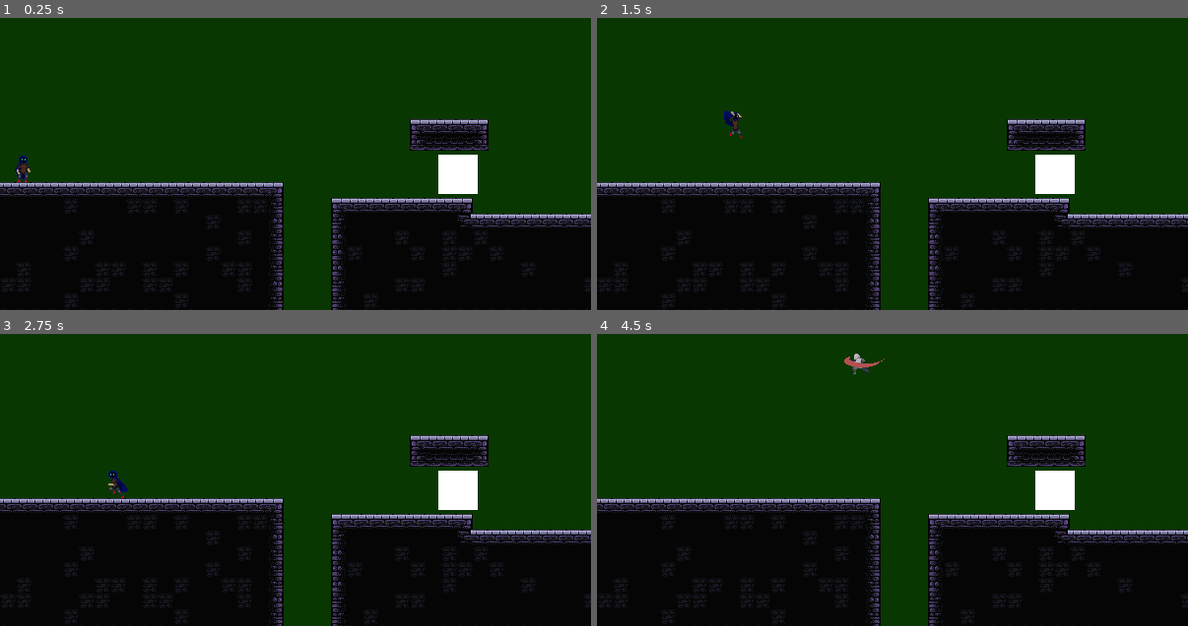
Above: before the commit, frames 1-4 (two rows, left to right).
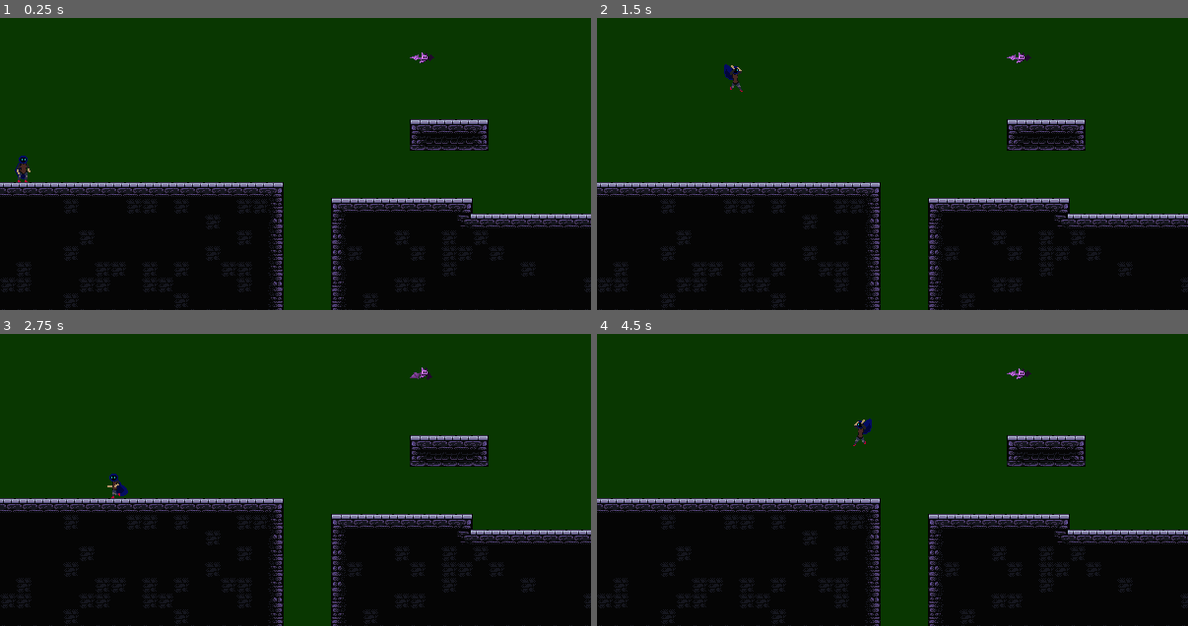
Above: after the commit, the same moments.

Repository: LeviOS31/Sorcerer-s-Legacy
Game: Godot game, scene res://world/World.tscn
Same seed, same stepped clock (60 frames per second), same inputs: the game is played once before the commit and once after it.
Inputs (mouse positions are in pixels of both pictures, inside the frame that each line leads up to):
- Up to frame 1 (0.25 s): no input
- Up to frame 2 (1.5 s): tap Enter at 0.5 s; move the mouse to (1022, 126) at 0.52 s; hold Shift (run) 0.53-1.28 s; hold D (walk_right) from 0.53 s (still down); click (1022, 126) at 0.6 s; tap Space (jump) at 0.77, 1.07 s; move the mouse to (774, 161) at 1.27 s; tap Shift (run) at 1.35 s
- Up to frame 3 (2.75 s): tap Space (jump) at 1.52, 1.55, 1.82 s; move the mouse to (354, 386) at 2.02 s; release D (walk_right) at 2.03 s; hold A (walk_left) from 2.03 s (still down); hold Space (jump) from 2.03 s (still down); click (354, 386) at 2.3 s
- Up to frame 4 (4.5 s): move the mouse to (862, 526) at 2.77 s; release A (walk_left) at 2.78 s; release Space (jump) at 2.78 s; hold D (walk_right) 2.78-4.28 s; click (862, 526) at 2.85 s; tap Space (jump) at 3.02, 3.32, 3.77, 3.8, 4.07 s; tap Shift (run) at 3.05 s; move the mouse to (1069, 509) at 3.52 s; hold Shift (run) 3.53-4.28 s; move the mouse to (715, 409) at 4.27 s; hold A (walk_left) from 4.28 s (still down); click (715, 409) at 4.35 s

The runs differ from the first frame. In frame 1, 1.0% of the frame differs, in the area x 69-81%, y 11-61%; in frame 2, 1.3%; in frame 3, 1.1%; in frame 4, 1.3%, in the area x 41-81%, y 6-61%.

Commit message:
first enemies

Diff:
--- a/enemies/bat/bat.gd
+++ b/enemies/bat/bat.gd
@@ -6,17 +6,24 @@
 	CHASE,
 }
 
+export var health = 2
 export var Friction = 1000
-export var ACCL = 150
-export var Speed = 120
+export var ACCL = 200
+export var Speed = 190
 
 onready var velocity = Vector2.ZERO
 onready var State = WANDER
 onready var wandercontroller = $wandercontroller
+var player
 
 
 func _ready():
+	get_player()
 	randomize()
+
+func _process(delta):
+	if health <= 0:
+		queue_free()
 
 func _physics_process(delta):
 	match State:
@@ -39,7 +46,8 @@
 				State = pick_state([IDLE, WANDER])
 				wandercontroller.start_timer(rand_range(1,3))
 		CHASE:
-			pass
+			var direction = global_position.direction_to(player.global_position)
+			velocity = velocity.move_toward(direction * Speed, ACCL * delta)
 
 	velocity = move_and_slide(velocity)
 
@@ -47,3 +55,21 @@
 func pick_state(state_list):
 	state_list.shuffle()
 	return state_list.pop_front()
+
+func get_player():
+	var nodes = get_tree().get_nodes_in_group("player")
+	if nodes.size() > 0:
+		player = nodes[0]
+
+func _on_detection_area_body_entered(body):
+	if body.name == "player":
+		State = CHASE
+
+func _on_detection_area_body_exited(body):
+	if body.name == "player":
+		State = pick_state([IDLE, WANDER])
+		wandercontroller.start_timer(rand_range(1,3))
+
+
+func _on_hurtbox_hit():
+	$AnimationPlayer.play("hit")
--- a/enemies/bat/bat.tscn
+++ b/enemies/bat/bat.tscn
@@ -1,8 +1,57 @@
-[gd_scene load_steps=4 format=2]
+[gd_scene load_steps=12 format=2]
 
 [ext_resource path="res://enemies/bat/bat.gd" type="Script" id=1]
 [ext_resource path="res://enemies/wandercontroller.tscn" type="PackedScene" id=2]
 [ext_resource path="res://Assets/Enemies/bat/bat.png" type="Texture" id=3]
+[ext_resource path="res://general purpose/hurtbox.tscn" type="PackedScene" id=4]
+[ext_resource path="res://general purpose/hitbox.tscn" type="PackedScene" id=5]
+
+[sub_resource type="Animation" id=1]
+resource_name = "animation"
+length = 0.5
+loop = true
+step = 0.05
+tracks/0/type = "value"
+tracks/0/path = NodePath("Sprite:frame")
+tracks/0/interp = 1
+tracks/0/loop_wrap = true
+tracks/0/imported = false
+tracks/0/enabled = true
+tracks/0/keys = {
+"times": PoolRealArray( 0, 0.25 ),
+"transitions": PoolRealArray( 1, 1 ),
+"update": 1,
+"values": [ 0, 1 ]
+}
+
+[sub_resource type="Animation" id=2]
+resource_name = "hit"
+length = 0.3
+step = 0.05
+tracks/0/type = "value"
+tracks/0/path = NodePath("Sprite:self_modulate")
+tracks/0/interp = 0
+tracks/0/loop_wrap = true
+tracks/0/imported = false
+tracks/0/enabled = true
+tracks/0/keys = {
+"times": PoolRealArray( 0, 0.15, 0.3 ),
+"transitions": PoolRealArray( 1, 1, 1 ),
+"update": 0,
+"values": [ Color( 1, 1, 1, 1 ), Color( 0.733333, 0.219608, 0.219608, 1 ), Color( 1, 1, 1, 1 ) ]
+}
+
+[sub_resource type="CircleShape2D" id=3]
+radius = 8.0
+
+[sub_resource type="CircleShape2D" id=4]
+radius = 9.0
+
+[sub_resource type="CircleShape2D" id=5]
+radius = 9.0
+
+[sub_resource type="CircleShape2D" id=6]
+radius = 90.0
 
 [node name="bat" type="KinematicBody2D"]
 script = ExtResource( 1 )
@@ -14,5 +63,35 @@
 [node name="wandercontroller" parent="." instance=ExtResource( 2 )]
 
 [node name="AnimationPlayer" type="AnimationPlayer" parent="."]
+autoplay = "animation"
+anims/animation = SubResource( 1 )
+anims/hit = SubResource( 2 )
 
 [node name="CollisionShape2D" type="CollisionShape2D" parent="."]
+shape = SubResource( 3 )
+
+[node name="hitbox" parent="." instance=ExtResource( 5 )]
+
+[node name="CollisionShape2D" parent="hitbox" index="0"]
+shape = SubResource( 4 )
+
+[node name="hurtbox" parent="." instance=ExtResource( 4 )]
+collision_mask = 16384
+parent = NodePath("..")
+
+[node name="CollisionShape2D" parent="hurtbox" index="0"]
+shape = SubResource( 5 )
+
+[node name="detection area" type="Area2D" parent="."]
+collision_layer = 8192
+collision_mask = 0
+
+[node name="CollisionShape2D" type="CollisionShape2D" parent="detection area"]
+shape = SubResource( 6 )
+
+[connection signal="hit" from="hurtbox" to="." method="_on_hurtbox_hit"]
+[connection signal="body_entered" from="detection area" to="." method="_on_detection_area_body_entered"]
+[connection signal="body_exited" from="detection area" to="." method="_on_detection_area_body_exited"]
+
+[editable path="hitbox"]
+[editable path="hurtbox"]
--- /dev/null
+++ b/general purpose/blood.gd
@@ -0,0 +1,14 @@
+extends Node2D
+
+onready var emitting = false
+
+
+# Called every frame. 'delta' is the elapsed time since the previous frame.
+func _process(delta):
+	if emitting:
+		$Particles2D.emitting = true
+
+
+
+func _on_Timer_timeout():
+	queue_free()
--- /dev/null
+++ b/general purpose/blood.tscn
@@ -0,0 +1,44 @@
+[gd_scene load_steps=6 format=2]
+
+[ext_resource path="res://Assets/Particles/blood.png" type="Texture" id=1]
+[ext_resource path="res://general purpose/blood.gd" type="Script" id=2]
+
+[sub_resource type="Gradient" id=3]
+offsets = PoolRealArray( 0.0193548, 0.380645, 0.754839, 1 )
+colors = PoolColorArray( 0.660156, 0.0567322, 0.0567322, 1, 0.606156, 0.0802379, 0.0802379, 1, 0.542969, 0.0424194, 0.0424194, 1, 0.371094, 0.00434875, 0.00434875, 1 )
+
+[sub_resource type="GradientTexture" id=2]
+gradient = SubResource( 3 )
+
+[sub_resource type="ParticlesMaterial" id=4]
+lifetime_randomness = 0.22
+flag_disable_z = true
+direction = Vector3( -100, 0, 0 )
+spread = 66.05
+gravity = Vector3( 0, 98, 0 )
+initial_velocity = 69.31
+initial_velocity_random = 0.14
+orbit_velocity = 0.0
+orbit_velocity_random = 0.0
+color_initial_ramp = SubResource( 2 )
+
+[node name="blood" type="Node2D"]
+script = ExtResource( 2 )
+
+[node name="Particles2D" type="Particles2D" parent="."]
+emitting = false
+amount = 10
+lifetime = 0.89
+one_shot = true
+speed_scale = 1.4
+explosiveness = 0.81
+randomness = 1.0
+process_material = SubResource( 4 )
+texture = ExtResource( 1 )
+
+[node name="Timer" type="Timer" parent="."]
+wait_time = 0.5
+one_shot = true
+autostart = true
+
+[connection signal="timeout" from="Timer" to="." method="_on_Timer_timeout"]
--- a/general purpose/hurtbox.gd
+++ b/general purpose/hurtbox.gd
@@ -2,11 +2,18 @@
 
 signal hit
 
-# Called when the node enters the scene tree for the first time.
-func _ready():
-	pass # Replace with function body.
+export (NodePath) onready var parent = get_node(parent)
+#onready var bleedpackage = load("res://general purpose/blood.tscn")
+#onready var bleed
 
 func _on_hurtbox_area_entered(area):
+#	bleed = bleedpackage.instance()
 	if area.name == "hitbox":
 		print(area)
+#		bleed.global_position = get_parent().global_position
+#		get_tree().get_root().add_child(bleed)
+#		bleed.emitting = true
+		print(parent.health)
+		parent.health = parent.health - area.damage
+		print(parent.health)
 		emit_signal("hit")
--- a/player/player.tscn
+++ b/player/player.tscn
@@ -61,17 +61,16 @@
 [sub_resource type="Animation" id=54]
 resource_name = "damage"
 length = 0.3
-loop = true
 step = 0.05
 tracks/0/type = "value"
-tracks/0/path = NodePath("playersprite:modulate")
+tracks/0/path = NodePath("playersprite:self_modulate")
 tracks/0/interp = 0
 tracks/0/loop_wrap = true
 tracks/0/imported = false
 tracks/0/enabled = true
 tracks/0/keys = {
 "times": PoolRealArray( 0, 0.15, 0.3 ),
-"transitions": PoolRealArray( 1, 1.07177, 1 ),
+"transitions": PoolRealArray( 1, 1, 1 ),
 "update": 0,
 "values": [ Color( 1, 1, 1, 1 ), Color( 0.733333, 0.219608, 0.219608, 1 ), Color( 1, 1, 1, 1 ) ]
 }
@@ -269,16 +268,19 @@
 
 [node name="player" type="KinematicBody2D"]
 position = Vector2( 120, 14 )
+collision_mask = 8193
 script = ExtResource( 2 )
 
 [node name="playersprite" type="Sprite" parent="."]
 position = Vector2( 1, -9 )
 texture = ExtResource( 1 )
 hframes = 57
-frame = 1
+frame = 3
 
 [node name="hitbox" parent="playersprite" instance=ExtResource( 4 )]
 position = Vector2( 1, 0 )
+collision_layer = 16384
+damage = 1
 
 [node name="CollisionShape2D" parent="playersprite/hitbox" index="0"]
 position = Vector2( 13, 8 )
@@ -286,6 +288,7 @@
 disabled = true
 
 [node name="hurtbox" parent="playersprite" instance=ExtResource( 3 )]
+parent = NodePath("../..")
 
 [node name="CollisionShape2D" parent="playersprite/hurtbox" index="0"]
 position = Vector2( 0, 8 )
--- a/player/player_movement_2.gd
+++ b/player/player_movement_2.gd
@@ -4,7 +4,9 @@
 export (int) var Jump_speed = -270
 export (int) var Gravity = 1000
 export (int) var Friction = 1900
+export var max_health = 4
 
+var health
 var velocity = Vector2.ZERO
 var jump_pressed_time = 0.0
 var max_jump_time = 0.20
@@ -16,7 +18,7 @@
 onready var anistate = tanimation.get("parameters/playback")
 
 func _ready():
-	pass
+	health = max_health
 
 func _physics_process(delta):
 	move(delta)
@@ -27,39 +29,43 @@
 		attack();
 
 func move(delta):
-	if(!is_attacking):
-		var x = 0
+	#if(!is_attacking):
+	var x = 0
 
-		x = Input.get_action_strength("walk_right") - Input.get_action_strength("walk_left")
+	x = Input.get_action_strength("walk_right") - Input.get_action_strength("walk_left")
 
-		if x != 0:
-			if x < 0:
-				$playersprite.scale = Vector2(-1,1)
-			elif x > 0:
-				$playersprite.scale = Vector2(1,1)
-			velocity.x = x * Walk
+	if x != 0:
+		if x < 0:
+			$playersprite.scale = Vector2(-1,1)
+		elif x > 0:
+			$playersprite.scale = Vector2(1,1)
+		velocity.x = x * Walk
 
-		else:
-			velocity.x = move_toward(velocity.x, 0, Friction * delta)
+	else:
+		velocity.x = move_toward(velocity.x, 0, Friction * delta)
 
-		if Input.is_action_just_pressed("jump") and is_on_floor():
-			is_jumping = true
-			jump_pressed_time = 0.0
-		if Input.is_action_pressed("jump") and is_jumping and jump_pressed_time < max_jump_time:
-			velocity.y = Jump_speed
-			jump_pressed_time += delta
+	if Input.is_action_just_pressed("jump") and is_on_floor():
+		is_jumping = true
+		jump_pressed_time = 0.0
+	if Input.is_action_pressed("jump") and is_jumping and jump_pressed_time < max_jump_time:
+		velocity.y = Jump_speed
+		jump_pressed_time += delta
 
 
-		if velocity.y < 0:
-			anistate.travel("jump")
-		elif velocity.y > 0:
-			anistate.travel("fall")
-		elif velocity.x != 0:
-			anistate.travel("run")
-		else:
-			anistate.travel("idle")
+	if velocity.y < 0:
+		anistate.travel("jump")
+	elif velocity.y > 0:
+		anistate.travel("fall")
+	elif velocity.x != 0:
+		anistate.travel("run")
+	else:
+		anistate.travel("idle")
+
+	#if is_attacking:
+	#	velocity.x = move_toward(velocity.x, 0, delta)
 
 	velocity.y += Gravity * delta
+	velocity.y = clamp(velocity.y, -100000, 1500)
 	velocity = move_and_slide(velocity, Vector2.UP, true)
 
 func attack():
--- a/world/World.tscn
+++ b/world/World.tscn
@@ -1,8 +1,8 @@
-[gd_scene load_steps=26 format=2]
+[gd_scene load_steps=25 format=2]
 
 [ext_resource path="res://Assets/World/Tilesetv3.png" type="Texture" id=1]
 [ext_resource path="res://player/player.tscn" type="PackedScene" id=2]
-[ext_resource path="res://general purpose/hurtbox.tscn" type="PackedScene" id=3]
+[ext_resource path="res://enemies/bat/bat.tscn" type="PackedScene" id=3]
 
 [sub_resource type="ConvexPolygonShape2D" id=2]
 points = PoolVector2Array( 0, 0, 16, 0, 16, 16, 0, 16 )
@@ -210,9 +210,6 @@
 } ]
 0/z_index = 0
 
-[sub_resource type="RectangleShape2D" id=22]
-extents = Vector2( 20, 20 )
-
 [node name="World" type="Node2D"]
 
 [node name="TileMap" type="TileMap" parent="."]
@@ -221,19 +218,10 @@
 format = 1
 tile_data = PoolIntArray( 589850, 0, 0, 589851, 0, 1, 589852, 0, 1, 589853, 0, 1, 589854, 0, 4, 655386, 0, 196608, 6553 …(6134 unchanged characters)…
 
-[node name="player" parent="." instance=ExtResource( 2 )]
+[node name="player" parent="." groups=["player"] instance=ExtResource( 2 )]
 position = Vector2( 23, 184 )
 
-[node name="ColorRect" type="ColorRect" parent="."]
-margin_left = 445.0
-margin_top = 180.0
-margin_right = 485.0
-margin_bottom = 220.0
-
-[node name="hurtbox" parent="ColorRect" instance=ExtResource( 3 )]
-
-[node name="CollisionShape2D" parent="ColorRect/hurtbox" index="0"]
-position = Vector2( 20, 20 )
-shape = SubResource( 22 )
-
-[editable path="ColorRect/hurtbox"]
+[node name="enemies" type="Node" parent="."]
+
+[node name="bat" parent="enemies" instance=ExtResource( 3 )]
+position = Vector2( 429, 82 )
Binary file changed: Assets/Enemies/bat/bat.png
Binary file added: Assets/Particles/blood.png
Not shown, added: Assets/Particles/blood.png.import
